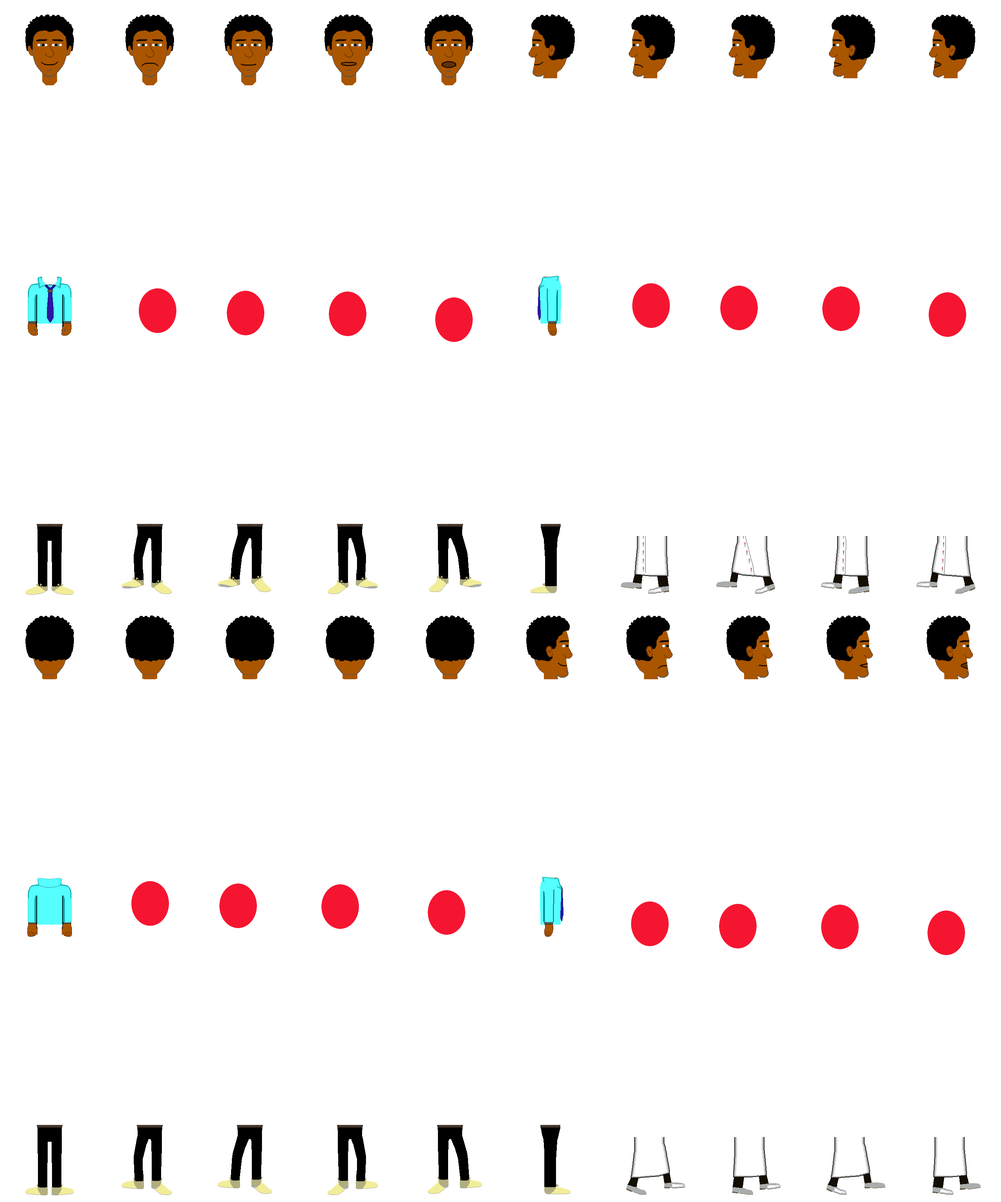
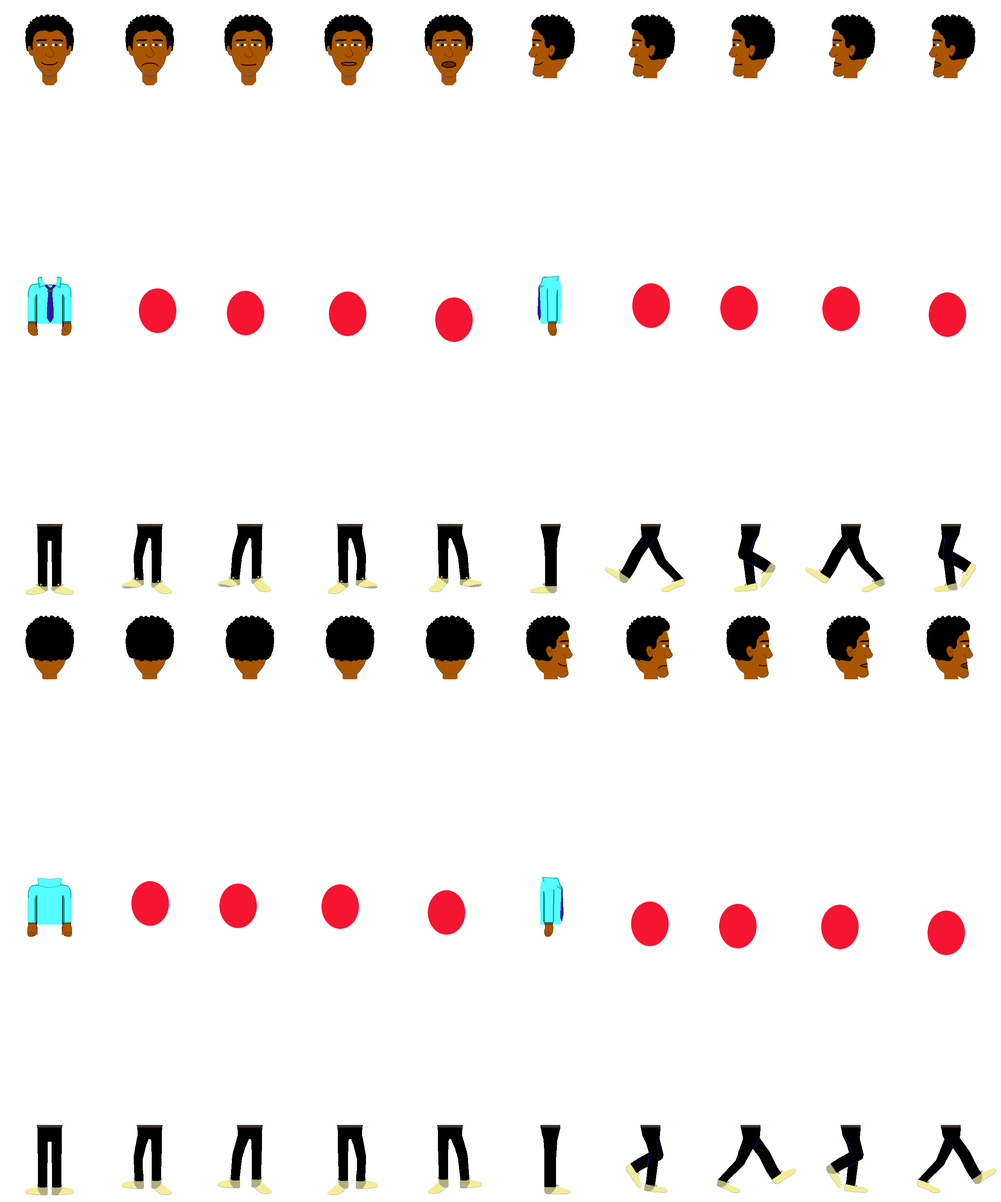
Revision of a layered w=1001, h=1202 image; what changed, layer by layer:
painted on "Background" over [605, 523, 998, 1195]
